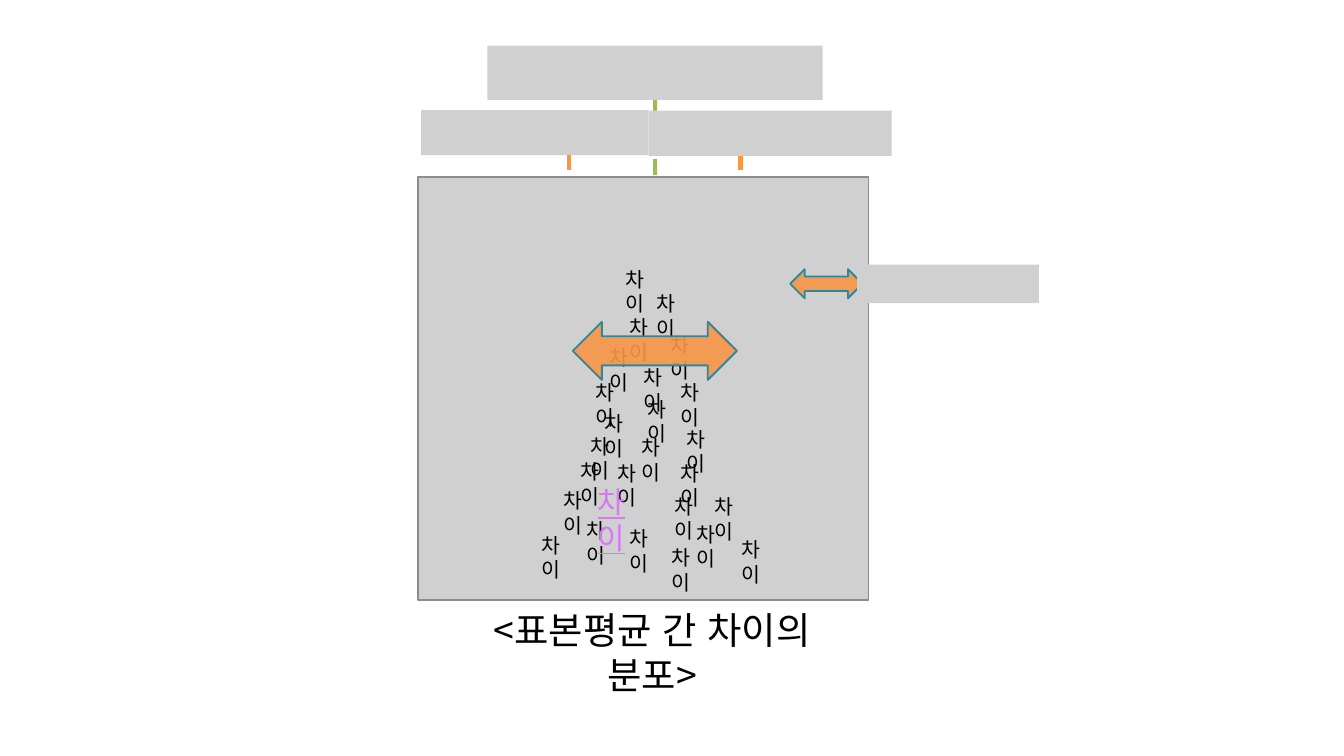
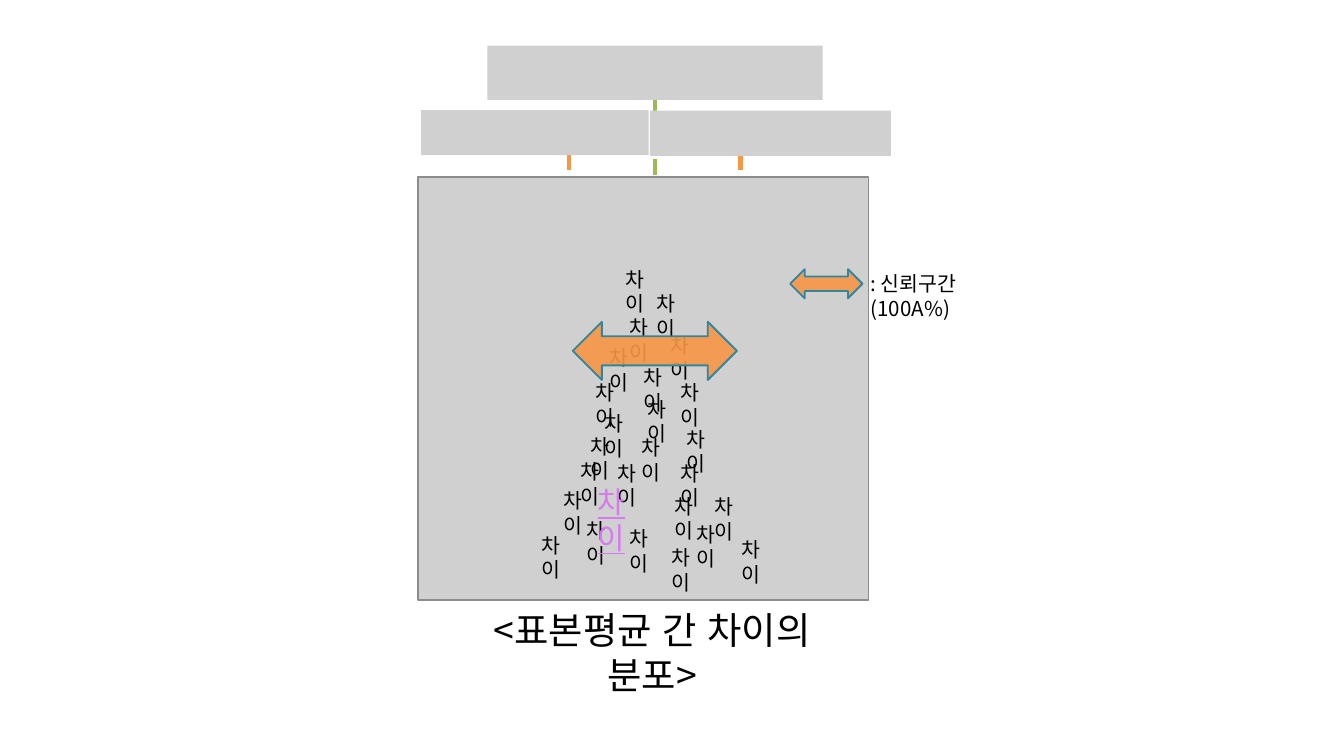
Before and after one commit to answeredbyablemind/answeredbyablemind.github.io, a slide deck: slide 13 of pics/2021-01-05-confidence_interval/pics.pptx. Drawn at 1344x756 pixels with LibreOffice and Linux fonts; fonts in the diff are those of the drawing; grey boxes stand for pictures. Boxes give left, top, right and bottom in pixels: in the first picture for what was removed or moved away, otherwise in the second. Text is boxed around its words. In the diff, an @@ line names an element or a change of style, - is before the commit and + after.

```diff
--- a/pics/2021-01-05-confidence_interval/pics.pptx
+++ b/pics/2021-01-05-confidence_interval/pics.pptx
@@ picture removed at (x1=857, y1=265, x2=1039, y2=304) @@
@@ text added at (x1=870, y1=274, x2=957, y2=320), 11 pt, text #000000 @@
+: 신뢰구간(100A%)
```
